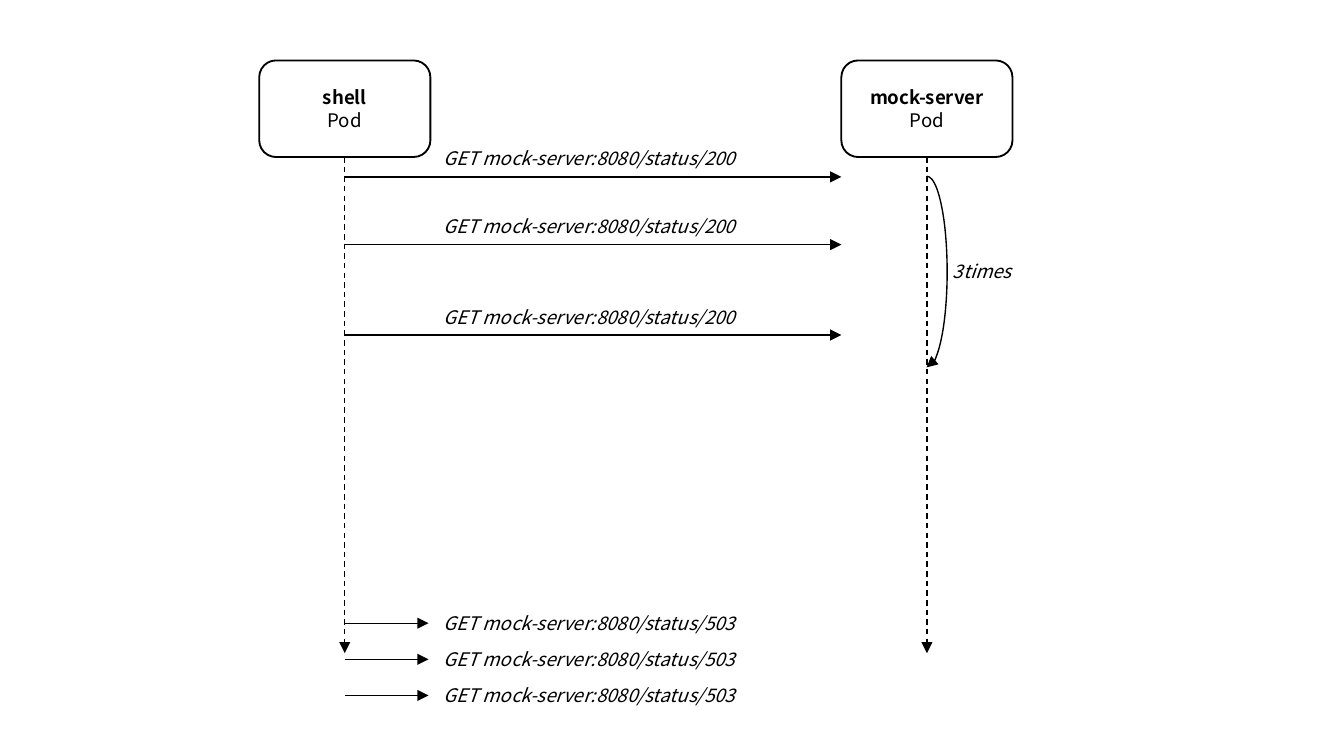
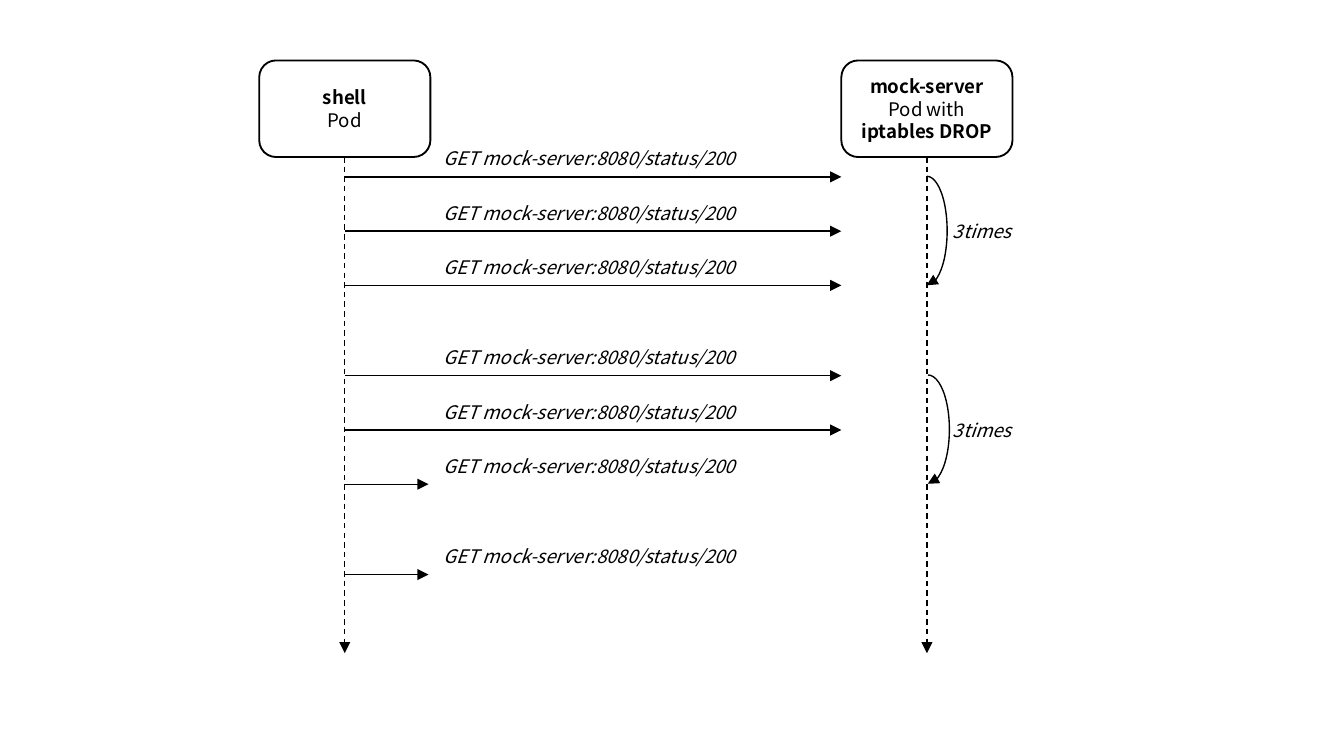
Before and after one commit to ssup2/blog-software, a slide deck: slide 9 of content/docs/theory-analysis/istio-sidecar-proxy-access-log/images/images.pptx. Drawn at 1344x756 pixels with LibreOffice and Linux fonts; fonts in the diff are those of the drawing. Boxes give left, top, right and bottom in pixels: in the first picture for what was removed or moved away, otherwise in the second. Text is boxed around its words. In the diff, an @@ line names an element or a change of style, - is before the commit and + after.

```diff
--- a/content/docs/theory-analysis/istio-sidecar-proxy-access-log/images/images.pptx
+++ b/content/docs/theory-analysis/istio-sidecar-proxy-access-log/images/images.pptx
@@ text in rounded rectangle at bbox=[862, 101, 992, 142]: text changed; bold on @@
-Pod
+Pod with iptables DROP
@@ arc (boxed as its full ellipse): place and size @@
-arc (boxed as its full ellipse) at bbox=[907, 176, 948, 367]
+arc (boxed as its full ellipse) at bbox=[907, 176, 948, 285]
@@ text "GET mock-server:8080/status/200": place and size @@
-text "GET mock-server:8080/status/200" at bbox=[444, 218, 735, 237]
+text "GET mock-server:8080/status/200" at bbox=[444, 205, 735, 224]
@@ arrow moved from (345, 245) - (841, 245) to (345, 231) - (841, 231) @@
@@ text "3times": place and size @@
-text "3times" at bbox=[953, 263, 1012, 279]
+text "3times" at bbox=[953, 223, 1012, 239]
@@ text at bbox=[444, 259, 735, 278]: text changed @@
-GET mock-server:8080/status/503
+GET mock-server:8080/status/200
@@ arrow added from (345, 285) to (841, 285), #000000 0.75 pt @@
@@ text "GET mock-server:8080/status/200": place and size @@
-text "GET mock-server:8080/status/200" at bbox=[444, 309, 735, 328]
+text "GET mock-server:8080/status/200" at bbox=[444, 349, 735, 368]
@@ arrow moved from (345, 335) - (841, 335) to (345, 376) - (841, 376) @@
@@ arc (boxed as its full ellipse) added at bbox=[907, 375, 950, 484], outline #000000 0.75 pt @@
@@ text at bbox=[444, 404, 735, 423]: text changed @@
-GET mock-server:8080/status/503
+GET mock-server:8080/status/200
@@ arrow added from (345, 430) to (841, 430), #000000 0.75 pt @@
@@ text added at bbox=[953, 422, 1012, 438], 10 pt, text #000000, italic @@
+3times
@@ text added at bbox=[444, 458, 735, 477], 10 pt, text #000000, italic @@
+GET mock-server:8080/status/200
@@ arrow moved from (345, 660) - (429, 660) to (345, 484) - (429, 484) @@
@@ text at bbox=[444, 548, 735, 567]: text changed @@
-GET mock-server:8080/status/503
+GET mock-server:8080/status/200
@@ arrow moved from (345, 624) - (429, 624) to (345, 575) - (429, 575) @@
@@ arrow removed from (345, 695) to (429, 695) @@
```
Also in this commit, not shown: 2 other slides changed, 2 slides added, 1 other file.
